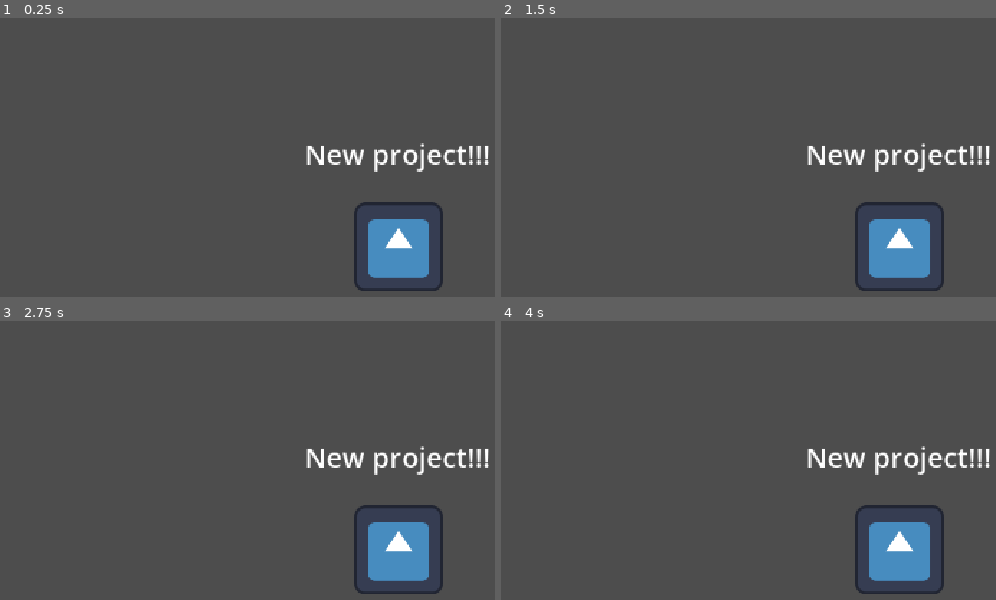
Above: before the commit, frames 1-4 (two rows, left to right).
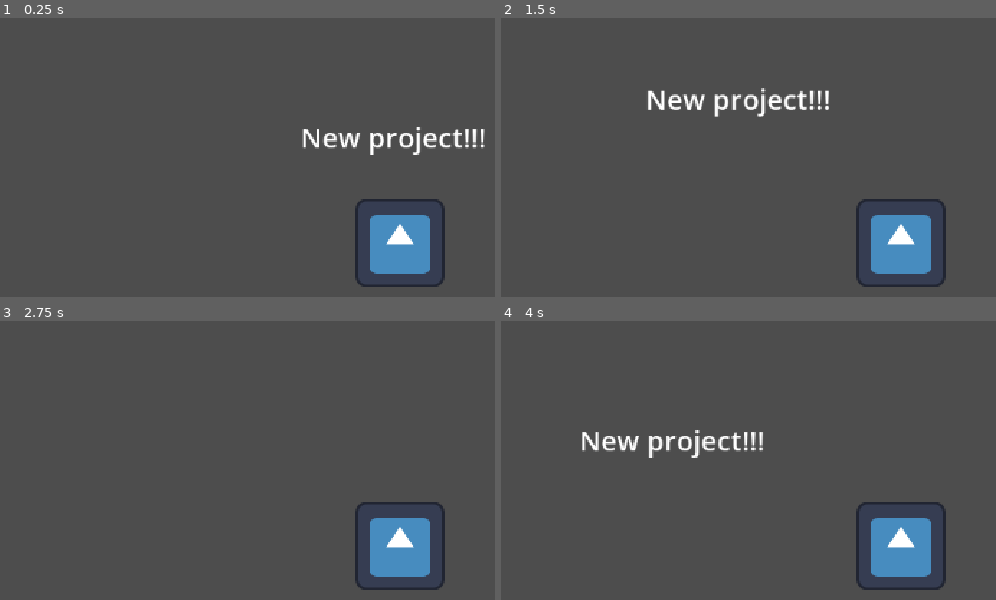
Above: after the commit, the same moments.

Repository: aguilardo/terra-project
Game: Godot game, scene res://main.tscn
Two runs of this game, one before a commit and one after it. Both use one fixed random seed, a clock stepped at 60 frames per second and the inputs below. The project has no main scene, so this scene is started directly. The engine's default icon, where the game draws it, is replaced by a stand-in: a white triangle on a blue panel in a dark square.
Inputs (mouse positions are in pixels of both pictures, inside the frame that each line leads up to):
- Up to frame 1 (0.25 s): no input
- Up to frame 2 (1.5 s): tap Enter at 0.5 s; move the mouse to (outside the picture) at 0.52 s; hold D (right, bound only after the commit) 0.53-1.28 s; tap Alt at 0.6 s; click (outside the picture) at 0.67 s; move the mouse to (738, 266) at 1.27 s; hold S (down, bound only after the commit) from 1.28 s (still down); tap Shift at 1.35 s
- Up to frame 3 (2.75 s): move the mouse to (480, 446) at 2.02 s; release S (down, bound only after the commit) at 2.03 s; hold D (right, bound only after the commit) from 2.03 s (still down); tap Alt at 2.1 s
- Up to frame 4 (4 s): tap Space at 2.75 s; move the mouse to (outside the picture) at 2.77 s; release D (right, bound only after the commit) at 2.78 s; hold W (up, bound only after the commit) 2.78-3.53 s; tap Shift at 2.85 s; click (outside the picture) at 2.92 s; move the mouse to (outside the picture) at 3.52 s; hold A (left, bound only after the commit) from 3.53 s (still down); tap Alt at 3.6 s

The runs differ from the first frame. In frame 1, 4.1% of the frame differs, in the area x 61-99%, y 39-98%; in frame 2, 4.2%, in the area x 29-99%, y 25-98%; in frame 3, 2.9%; in frame 4, 4.2%.

Commit message:
added player movement

Diff:
--- a/main.tscn
+++ b/main.tscn
@@ -1,14 +1,8 @@
 [gd_scene format=3 uid="uid://cke2b101p6fer"]
 
-[ext_resource type="Texture2D" uid="uid://cxm07f6jipqka" path="res://icon.svg" id="1_0xm2m"]
-[ext_resource type="Script" uid="uid://cfgcntsa754i4" path="res://movement.gd" id="2_h2yge"]
+[ext_resource type="PackedScene" uid="uid://cs6ptd8d0we20" path="res://player.tscn" id="1_ig7tw"]
 
 [node name="Main" type="Node2D" unique_id=478220164]
-
-[node name="Sprite2D" type="Sprite2D" parent="." unique_id=591805477]
-position = Vector2(574, 330)
-texture = ExtResource("1_0xm2m")
-script = ExtResource("2_h2yge")
 
 [node name="Label" type="Label" parent="." unique_id=1941250237]
 offset_left = 380.0
@@ -19,3 +13,6 @@
 text = "New project!!!"
 horizontal_alignment = 1
 vertical_alignment = 1
+
+[node name="player" parent="." unique_id=673415167 instance=ExtResource("1_ig7tw")]
+position = Vector2(582, 348)
--- a/movement.gd
+++ /dev/null
@@ -1,11 +0,0 @@
-extends Sprite2D
-
-
-# Called when the node enters the scene tree for the first time.
-func _ready() -> void:
-	print("Hello world!") # Replace with function body.
-
-
-# Called every frame. 'delta' is the elapsed time since the previous frame.
-func _process(delta: float) -> void:
-	pass
--- /dev/null
+++ b/player.tscn
@@ -0,0 +1,18 @@
+[gd_scene format=3 uid="uid://cs6ptd8d0we20"]
+
+[ext_resource type="Script" uid="uid://bkggq0xipo8nk" path="res://playerMovement.gd" id="1_i3pqv"]
+[ext_resource type="Texture2D" uid="uid://cxm07f6jipqka" path="res://icon.svg" id="1_onrkg"]
+
+[sub_resource type="CircleShape2D" id="CircleShape2D_drrr6"]
+radius = 57.00877
+
+[node name="player" type="CharacterBody2D" unique_id=673415167]
+script = ExtResource("1_i3pqv")
+
+[node name="Sprite2D" type="Sprite2D" parent="." unique_id=1170131284]
+texture = ExtResource("1_onrkg")
+
+[node name="CollisionShape2D" type="CollisionShape2D" parent="." unique_id=762765522]
+shape = SubResource("CircleShape2D_drrr6")
+
+[node name="Camera2D" type="Camera2D" parent="." unique_id=688009344]
--- /dev/null
+++ b/playerMovement.gd
@@ -0,0 +1,25 @@
+extends CharacterBody2D
+
+
+@export var SPEED = 300.0
+
+var velocity_custom : Vector2 = Vector2.ZERO
+
+func _physics_process(delta: float) -> void:
+
+	velocity = velocity_custom
+	move_and_slide()
+
+func _process(delta: float) -> void:
+	var direction_x := Input.get_axis("left", "right")
+	if direction_x:
+		velocity_custom.x = direction_x * SPEED
+	else:
+		velocity_custom.x = move_toward(velocity.x, 0, SPEED)
+
+	var direction_y := Input.get_axis("down", "up")
+	direction_y = -direction_y
+	if direction_y:
+		velocity_custom.y = direction_y * SPEED
+	else:
+		velocity_custom.y = move_toward(velocity.y, 0, SPEED)
--- a/project.godot
+++ b/project.godot
@@ -23,6 +23,29 @@
 
 enabled=PackedStringArray("res://addons/godot_super-wakatime/plugin.cfg")
 
+[input]
+
+up={
+"deadzone": 0.2,
+"events": [Object(InputEventKey,"resource_local_to_scene":false,"resource_name":"","device":-1,"window_id":0,"alt_pressed":false,"shift_pressed":false,"ctrl_pressed":false,"meta_pressed":false,"pressed":false,"keycode":0,"physical_keycode":87,"key_label":0,"unicode":119,"location":0,"echo":false,"script":null)
+]
+}
+down={
+"deadzone": 0.2,
+"events": [Object(InputEventKey,"resource_local_to_scene":false,"resource_name":"","device":-1,"window_id":0,"alt_pressed":false,"shift_pressed":false,"ctrl_pressed":false,"meta_pressed":false,"pressed":false,"keycode":0,"physical_keycode":83,"key_label":0,"unicode":115,"location":0,"echo":false,"script":null)
+]
+}
+left={
+"deadzone": 0.2,
+"events": [Object(InputEventKey,"resource_local_to_scene":false,"resource_name":"","device":-1,"window_id":0,"alt_pressed":false,"shift_pressed":false,"ctrl_pressed":false,"meta_pressed":false,"pressed":false,"keycode":0,"physical_keycode":65,"key_label":0,"unicode":97,"location":0,"echo":false,"script":null)
+]
+}
+right={
+"deadzone": 0.2,
+"events": [Object(InputEventKey,"resource_local_to_scene":false,"resource_name":"","device":-1,"window_id":0,"alt_pressed":false,"shift_pressed":false,"ctrl_pressed":false,"meta_pressed":false,"pressed":false,"keycode":0,"physical_keycode":68,"key_label":0,"unicode":100,"location":0,"echo":false,"script":null)
+]
+}
+
 [physics]
 
 3d/physics_engine="Jolt Physics"
Not shown, removed: movement.gd.uid
Not shown, added: playerMovement.gd.uid
